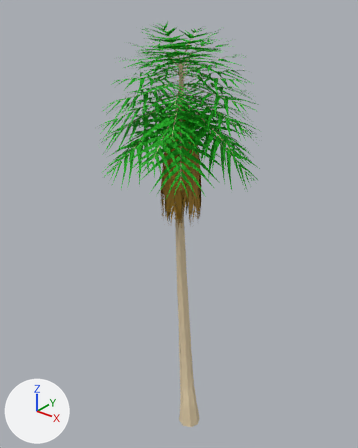
The FBX model Assets/Resources/Meshes/Island/Palm2.FBX: old version first, new version second.
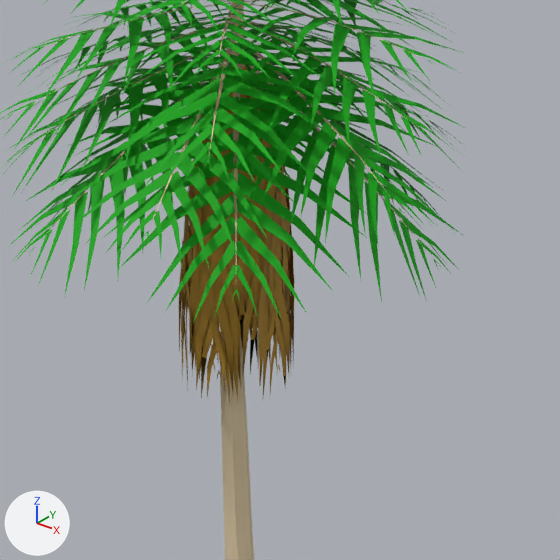
Each version appears first whole from a camera (50 mm lens) standing at (5.91, -7.84, 10.62) and looking at (-1.2, 1.05, 5.11), and next in a close-up on the part from 27% to 82% of the width and 19% to 63% of the height. The axes (+X, +Y, +Z) are drawn at lower left. The lights are the same throughout. Where no turn or scale is listed for an object, it has been applied to the vertices. Vertices at the same position are counted once.

In view in the first close-up: 'Palm2_1', 'Palm2_2', 'Palm2_3'.
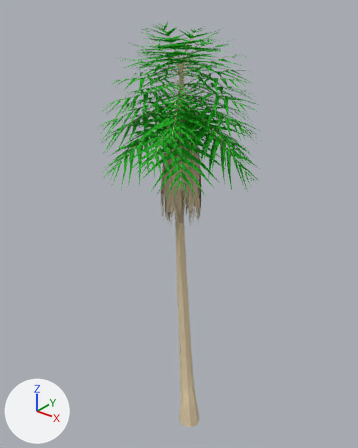
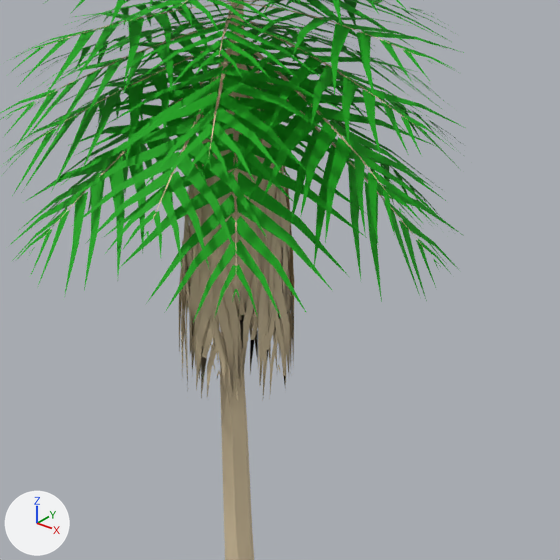
Boxes [x1, y1, x2, y2] around the edits, measured in the close-ups (560 x 560 px):
part 1 of me_mesh, recoloured
    both: [183, 62, 291, 343]
part 2 of me_mesh, recoloured
    both: [179, 117, 294, 402]

What the commit changed:
me_mesh has 1656 vertices, 1752 faces and spans x -1.59..-0.58, y 0.49..1.5, z 5.19..8.13.
me_mesh is used by ob_palm2_3; location (0.0, 0.0, 0.0).
me_mesh part 1: all 312 faces that had it switch from mat_expiredfrond0 (brown #ac8226) to mat_trunk (beige #d6c39f).
me_mesh part 2: all 1440 faces that had it switch from mat_expiredfrond1 (brown #ac8226) to mat_trunk (beige #d6c39f).
